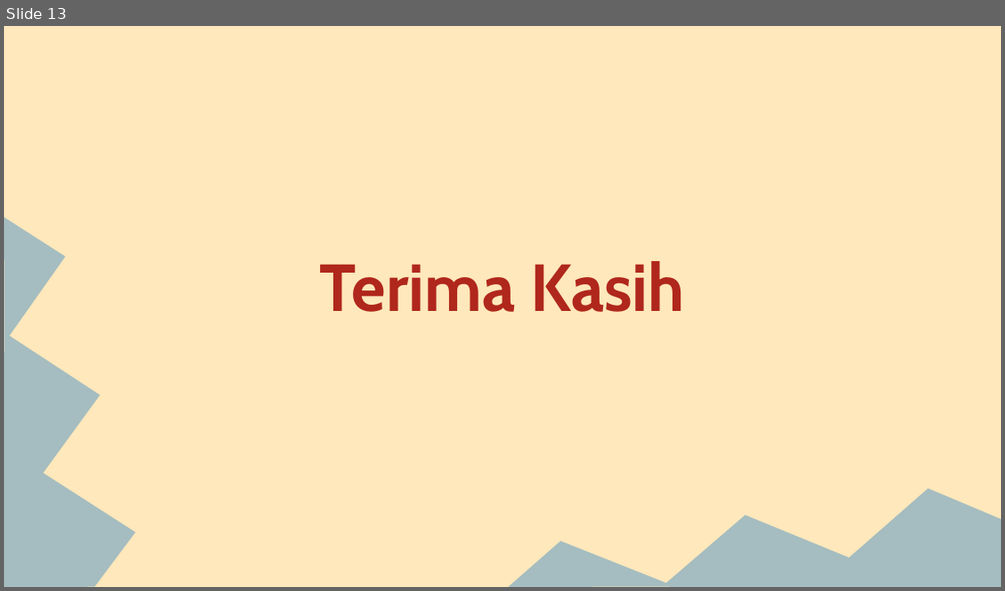
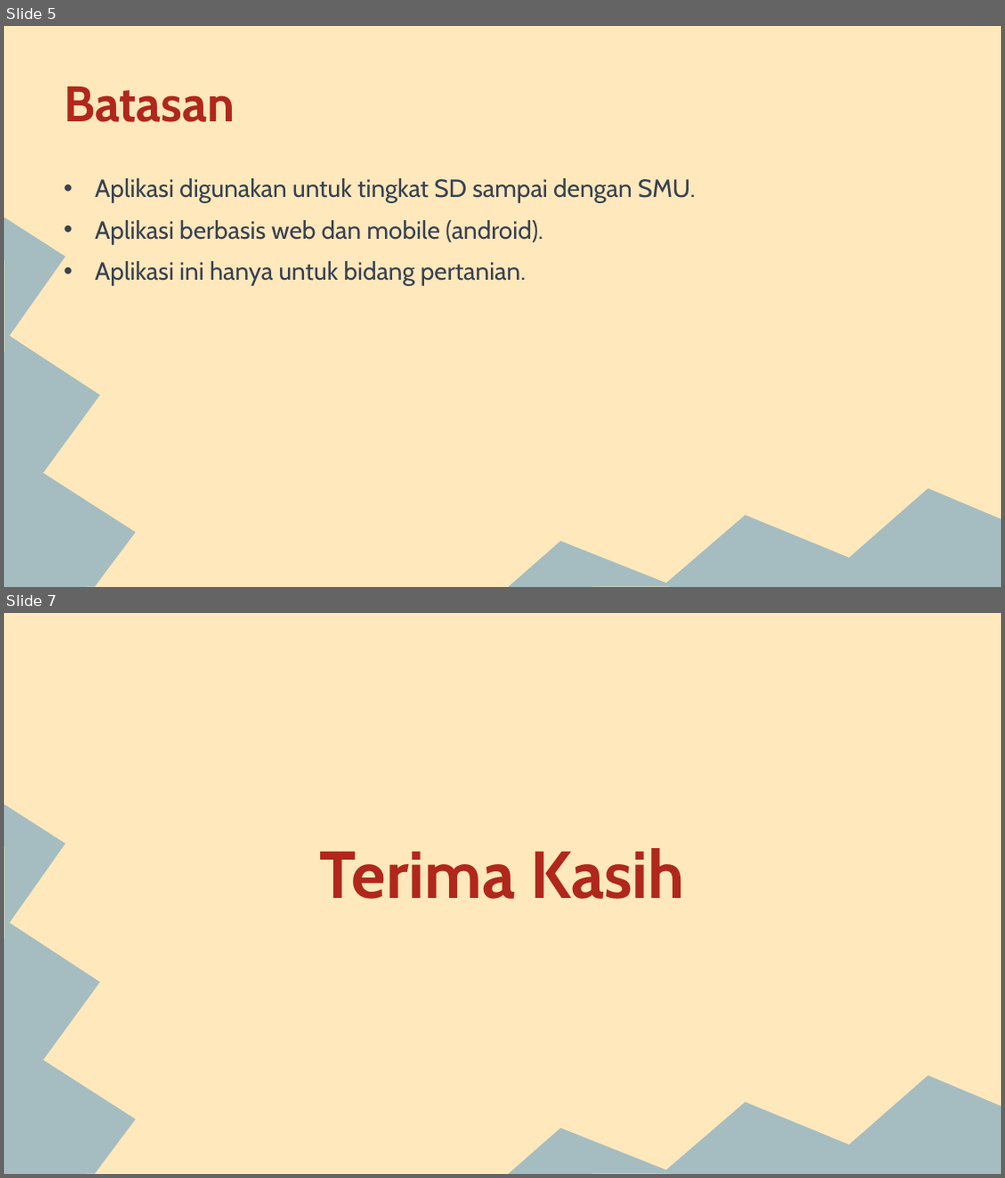
Before and after one commit to kikiiramdhani123/basdat-dan-psbo, a slide deck: PPT Presentasi Akhir.pptx. Shown one above the other, each under a label of ours: slide 13 before the commit, slides 5 and 7 after it; the slides between them are not shown. The pictures are 1005x591 and 1005x1178 pixels, drawn with LibreOffice and Linux fonts; fonts in the diff are those of the drawing. Boxes give left, top, right and bottom in pixels: in the first picture for what was removed or moved away, otherwise in the second. Text is boxed around its words. In the diff, an @@ line names an element or a change of style, - is before the commit and + after.

```diff
--- a/PPT Presentasi Akhir.pptx
+++ b/PPT Presentasi Akhir.pptx
@@ slide 5 added at (4, 26, 1001, 587), background #FFE8BB; not listed: 2 template elements that a slide beside it also shows @@
@@ title added at (64, 87, 235, 122), 36 pt, text #B0271C, bold @@
+Batasan
@@ text added at (95, 178, 695, 286), 18 pt, text #374252 @@
+• Aplikasi digunakan untuk tingkat SD sampai dengan SMU.
+• Aplikasi berbasis web dan mobile (android).
+• Aplikasi ini hanya untuk bidang pertanian.
@@ what was slide 13 is now slide 7 @@
```
Also in this commit, not shown: 2 slides changed, 3 other slides added, 10 slides removed, 6 other files.
